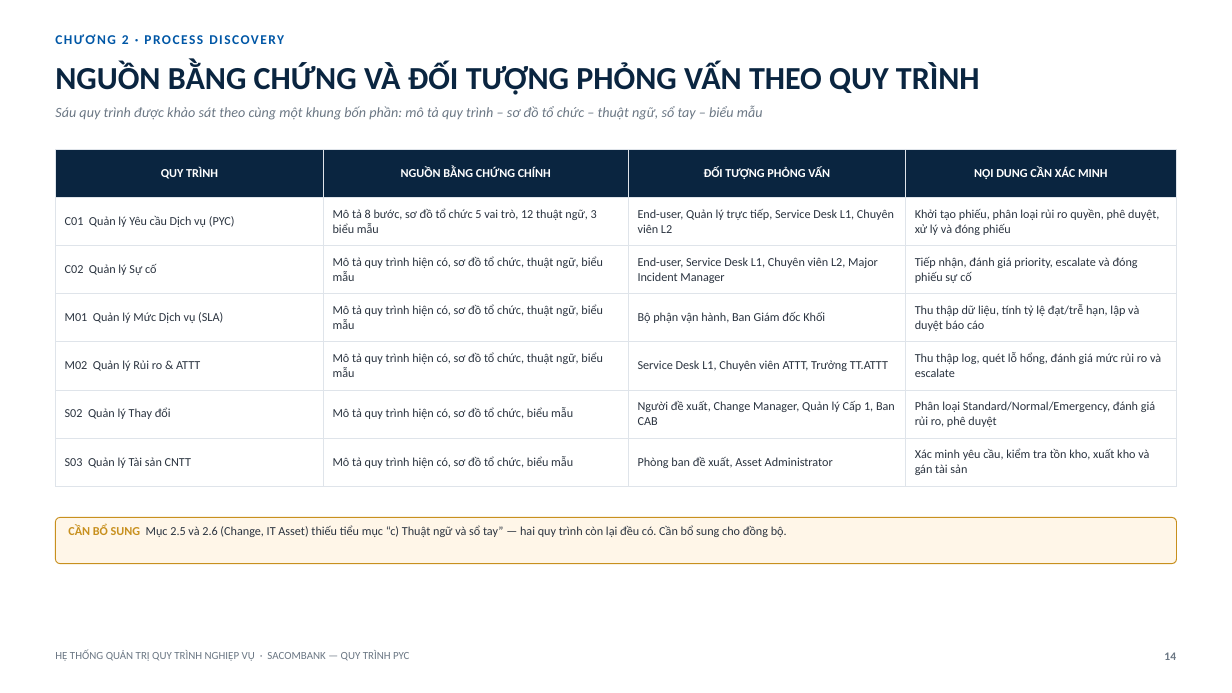
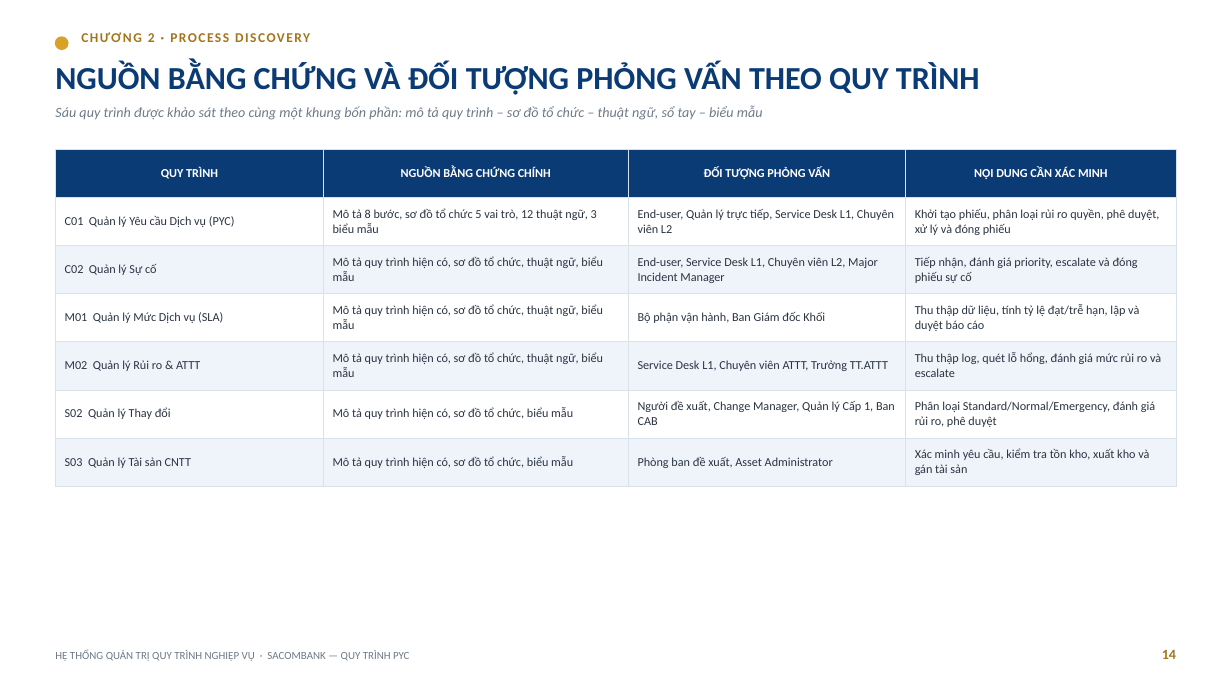
Before and after one commit to trilm83/SACOMBANK, a slide deck: slide 14 of BaoCao_PYC_Sacombank.pptx. Drawn at 1232x693 pixels with LibreOffice and Linux fonts; fonts in the diff are those of the drawing. Boxes give left, top, right and bottom in pixels: in the first picture for what was removed or moved away, otherwise in the second. Text is boxed around its words. In the diff, an @@ line names an element or a change of style, - is before the commit and + after.

```diff
--- a/BaoCao_PYC_Sacombank.pptx
+++ b/BaoCao_PYC_Sacombank.pptx
@@ text "NGUỒN BẰNG CHỨNG VÀ ĐỐI ..." at [55, 62, 980, 95]: text colour #0A2540 to #0B3B75 @@
@@ ellipse added at [55, 37, 68, 50], fill #D9A227, outline #D9A227 1 pt @@
@@ text "CHƯƠNG 2 · PROCESS DISCOVERY": place and size @@
-text "CHƯƠNG 2 · PROCESS DISCOVERY" at [122, 35, 129, 44]
+text "CHƯƠNG 2 · PROCESS DISCOVERY" at [148, 33, 155, 42]
@@ text "CHƯƠNG 2 · PROCESS DISCOVERY" at [148, 33, 155, 42]: text colour #0057A6 to #A5741A @@
@@ table at [55, 150, 1177, 486] @@
@@ fill #0A2540 to #0B3B75 in row 1 @@
@@ fill none to #EFF4FB in 12 cells @@
@@ text colour #2B3440 to #2A3442 @@
@@ borders changed @@
@@ rounded rectangle removed at [55, 518, 1177, 564] @@
@@ text removed at [68, 525, 787, 537] @@
-CẦN BỔ SUNG Mục 2.5 và 2.6 (Change, IT Asset) thiếu tiểu mục “c) Thuật ngữ và sổ tay” — hai quy trình còn lại đều có. Cần bổ sung cho đồng bộ.
@@ text "14" at [1162, 650, 1176, 659]: size 9 to 11 pt, text colour #6B7784 to #A5741A @@
```
Also in this commit, not shown: 42 other slides changed, 12 slides added, 4 slides removed.
